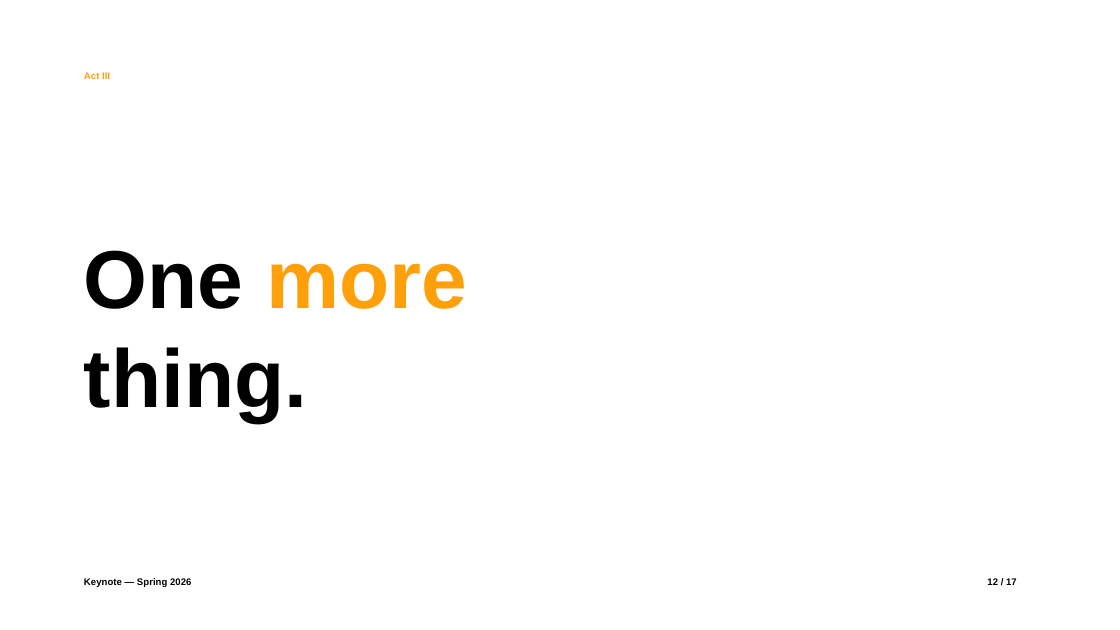
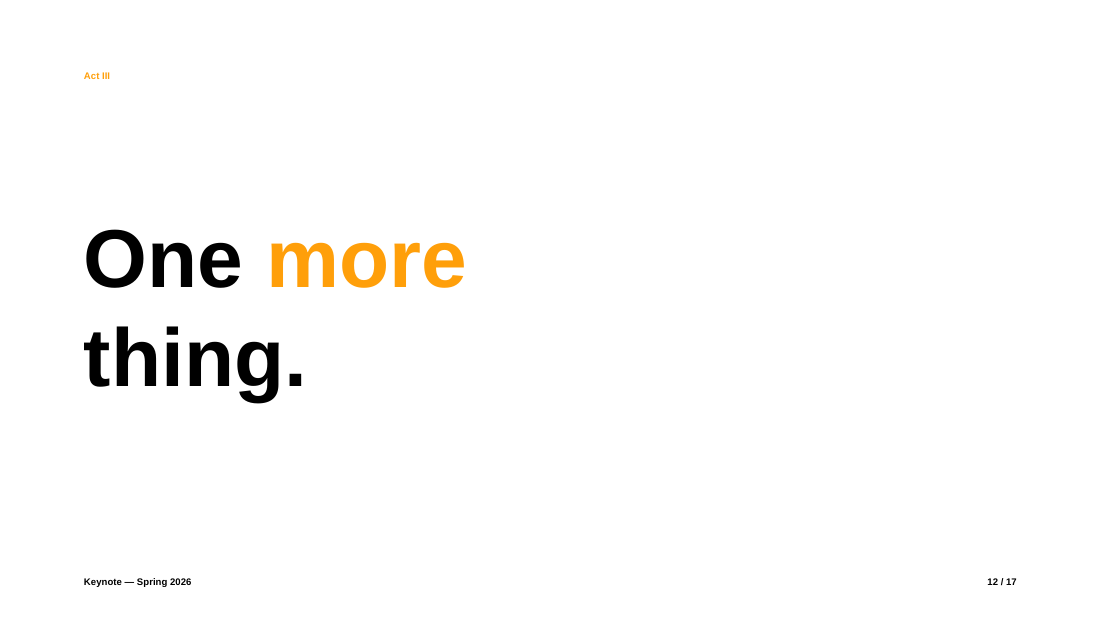
Before and after one commit to vamsiramakrishnan/pixelpitch, a slide deck: slide 9 of _bench/corpus/divergent-deck.pptx. Drawn at 1120x630 pixels with LibreOffice and Linux fonts; fonts in the diff are those of the drawing. Boxes give left, top, right and bottom in pixels: in the first picture for what was removed or moved away, otherwise in the second. Text is boxed around its words. In the diff, an @@ line names an element or a change of style, - is before the commit and + after.

```diff
--- a/_bench/corpus/divergent-deck.pptx
+++ b/_bench/corpus/divergent-deck.pptx
@@ text "One more": place and size @@
-text "One more" at [84,250,468,422]
+text "One more" at [84,229,468,401]
```
Also in this commit, not shown: 32 other slides changed, 2 other files.
